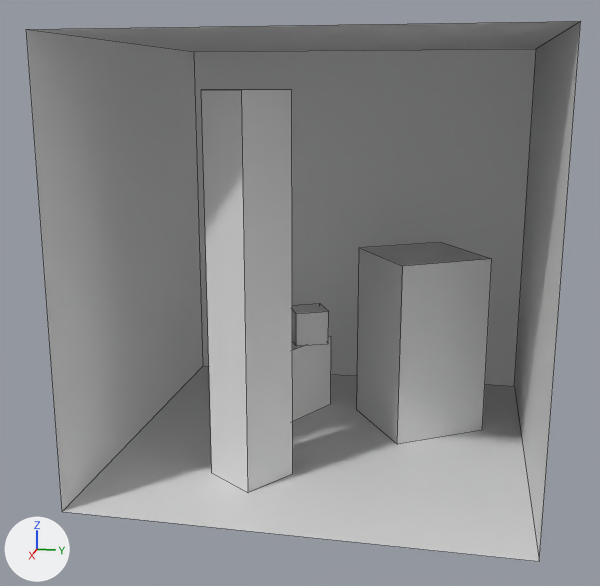
An edit to the Blender file assets/blender/cornell-box.blend, drawn before and after from the same camera.
Before and after are seen from a camera (50 mm lens) standing at (80.3, 13.1, 35.6) and looking at (1.5, -2.6, 15.9). Lighting does not change. The marker at lower left points along +X, +Y and +Z. Mesh edges are drawn as thin lines. Materials are left out; every surface is plain grey.
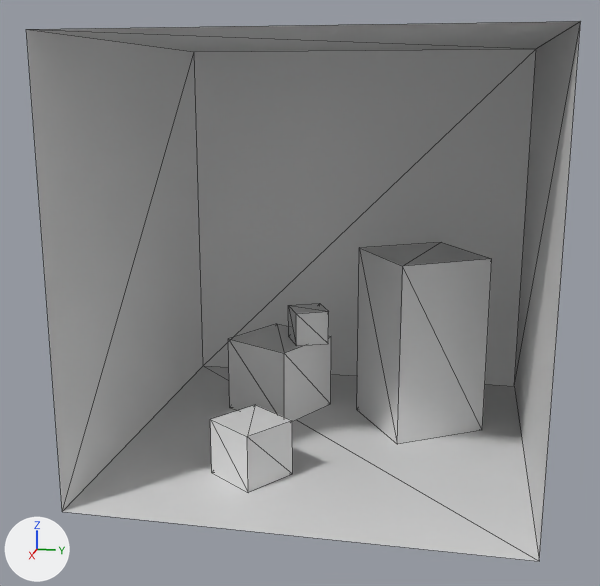
Location of each change, (x1, y1, x2, y2) in pixels of the pictures (600 x 586 px):
'Cube.002', reshaped (10% narrower, 78% shorter)
    before: (201, 90, 293, 492)
    after: (210, 405, 293, 492)
'Cube', reshaped
    before: (292, 336, 331, 422)
    after: (228, 324, 331, 422)
'Cube.003', reshaped
    before: (292, 303, 329, 346)
    after: (288, 303, 329, 346)
part 2 of me_cube_004, built on
    both: (357, 242, 492, 444)

Edits to the bpy script that builds the scene:
```text
Change me_cube_003:
    used by ob_cube; location = (-8.1, -6.8, 4.1); rotation_euler = (0.0, 0.0, -0.493), in degrees (0, 0, -28); scale = (4.13, 4.13, 4.13)
    remove me_cube_003.from_pydata(...)  # 8 vertices, 6 faces; spans x -1.0..1.0, y -1.0..1.0, z -1.0..1.0
    add me_cube_003.from_pydata(...)  # 24 vertices, 12 faces; spans x -1.0..1.0, y -1.0..1.0, z -1.0..1.0
    me_cube_003 part 1
    6 faces are deleted
    8 vertices are added at x -1.0..1.0, y -1.0, z -1.0..1.0
    8 new vertices lie (0.0, 2.0, 0.0) away from vertices in x -1.0..1.0, y -1.0, z -1.0..1.0
    12 new faces join them
Change me_cube_004:
    used by ob_cube_001; location = (-7.0, 9.0, 5.1); rotation_euler = (0.0, 0.0, -1.013), in degrees (0, 0, -58); scale = (5.09, 5.09, 5.09)
    remove me_cube_004.from_pydata(...)  # 8 vertices, 6 faces; spans x -1.0..1.0, y -1.0..1.0, z -1.0..2.69
    add me_cube_004.from_pydata(...)  # 24 vertices, 12 faces; spans x -1.0..1.0, y -1.0..1.0, z -1.0..2.69
    me_cube_004 part 2
    6 faces are deleted
    8 vertices are added at x -1.0..1.0, y -1.0, z -1.0..2.69
    8 new vertices lie (0.0, 2.0, 0.0) away from vertices in x -1.0..1.0, y -1.0, z -1.0..2.69
    12 new faces join them
Change me_cube_005:
    used by ob_cube_002; location = (9.5, -5.7, 2.7); rotation_euler = (0.0, 0.0, -0.626), in degrees (0, 0, -36); scale = (2.73, 2.73, 2.73)
    remove me_cube_005.from_pydata(...)  # 8 vertices, 6 faces; spans x -1.0..1.0, y -1.0..1.0, z -1.0..12.03
    add me_cube_005.from_pydata(...)  # 24 vertices, 12 faces; spans x -1.0..1.0, y -1.0..1.0, z -1.0..1.0
    me_cube_005 part 3
    4 vertices are removed from x -1.0..1.0, y -1.0..1.0, z 12.03
    6 faces are deleted
    12 vertices are added at x -1.0..1.0, y -1.0..1.0, z -1.0..1.0
    8 new vertices lie (0.0, 2.0, 0.0) away from vertices in x -1.0..1.0, y -1.0, z -1.0..1.0
    12 new faces join them
Change me_cube_006:
    used by ob_cube_003; location = (-7.7, -3.5, 10.1); rotation_euler = (0.0, 0.0, 0.44), in degrees (0, 0, 25); scale = (1.84, 1.84, 1.84)
    remove me_cube_006.from_pydata(...)  # 8 vertices, 6 faces; spans x -1.0..1.0, y -1.0..1.0, z -1.0..1.0
    add me_cube_006.from_pydata(...)  # 24 vertices, 12 faces; spans x -1.0..1.0, y -1.0..1.0, z -1.0..1.0
    me_cube_006 part 4
    6 faces are deleted
    8 vertices are added at x -1.0..1.0, y -1.0, z -1.0..1.0
    8 new vertices lie (0.0, 2.0, 0.0) away from vertices in x -1.0..1.0, y -1.0, z -1.0..1.0
    12 new faces join them
```
